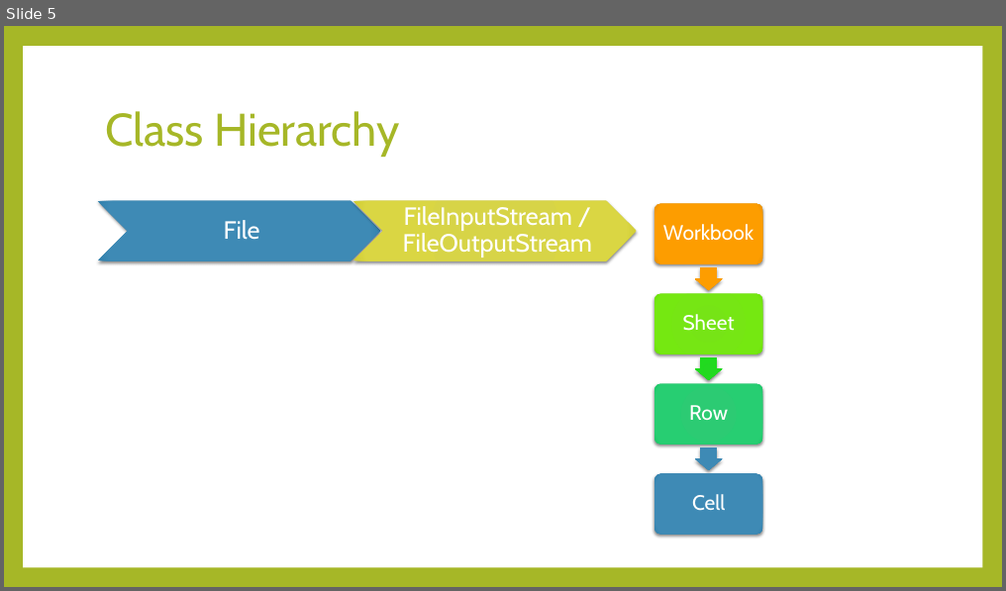
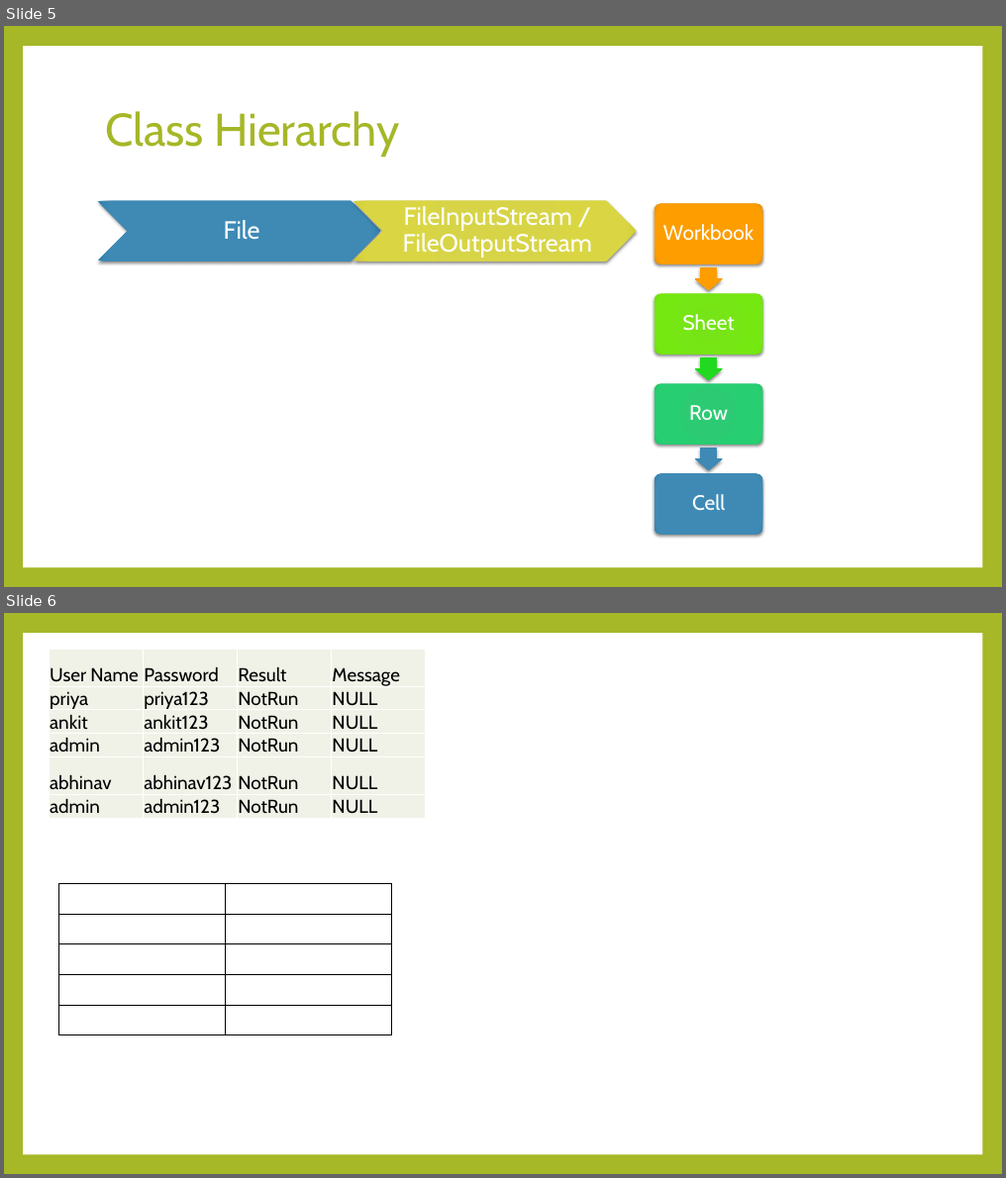
Before and after one commit to ankushvankore/SA2510014, a slide deck: Data Driven Framework.pptx. Shown one above the other, each under a label of ours: slide 5 before the commit, slides 5 and 6 after it. The pictures are 1006x591 and 1006x1178 pixels, drawn with LibreOffice and Linux fonts; fonts in the diff are those of the drawing. Boxes give left, top, right and bottom in pixels: in the first picture for what was removed or moved away, otherwise in the second. Text is boxed around its words. In the diff, an @@ line names an element or a change of style, - is before the commit and + after.

```diff
--- a/Data Driven Framework.pptx
+++ b/Data Driven Framework.pptx
@@ slide 6 added at [4, 613, 1002, 1174], background #A6B727; not listed: 1 template element that a slide beside it also shows @@
@@ table added at [49, 649, 426, 818], 6 rows, 4 columns @@
+User Name | Password | Result | Message
+priya | priya123 | NotRun | NULL
+ankit | ankit123 | NotRun | NULL
+admin | admin123 | NotRun | NULL
+abhinav | abhinav123 | NotRun | NULL
+admin | admin123 | NotRun | NULL
@@ table added at [58, 884, 391, 1036], 5 rows, 2 columns @@
+ | 
+ | 
+ | 
+ | 
+ | 
```
Also in this commit, not shown: 23 other files.
